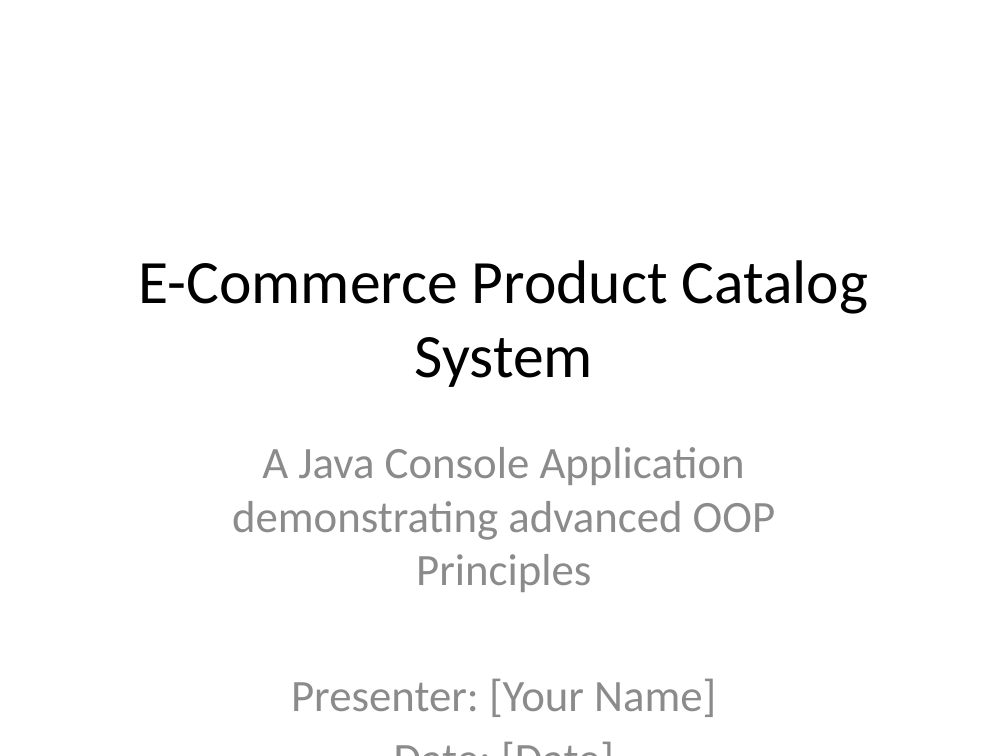
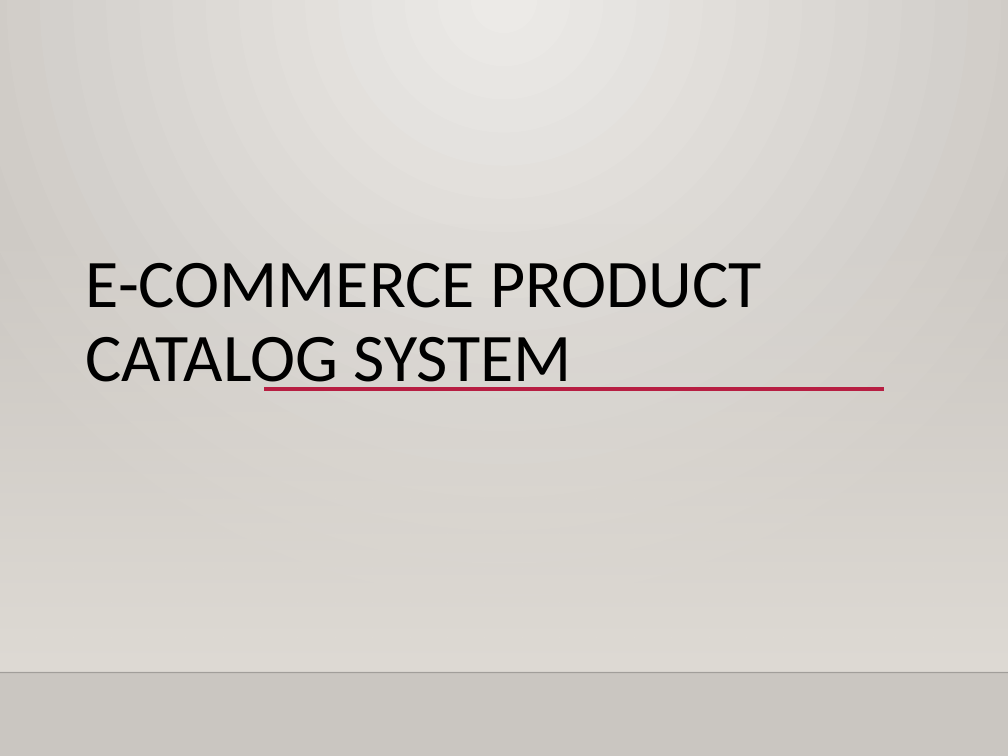
Before and after one commit to revanthkumarreddy-35/E-commerce-Product-Catalog-Hierarchy, a slide deck: slide 1 of Ecommerce_Presentation.pptx. Drawn at 1008x756 pixels with LibreOffice and Linux fonts; fonts in the diff are those of the drawing; background and template pictures are left out. Boxes give left, top, right and bottom in pixels: in the first picture for what was removed or moved away, otherwise in the second. Text is boxed around its words. In the diff, an @@ line names an element or a change of style, - is before the commit and + after.

```diff
--- a/Ecommerce_Presentation.pptx
+++ b/Ecommerce_Presentation.pptx
@@ background #FFFFFF to gradient #ECEAE7 to #CAC7C1 @@
@@ rectangle added at <box>0,222,1008,671</box>, fill gradient #DFDBD5 @@
@@ title "E-COMMERCE PRODUCT CATALOG SYSTEM" at <box>86,263,762,391</box>: vertical alignment middle to bottom @@
@@ title at <box>86,263,762,391</box>: text changed; size 44 to 48.6 pt @@
-E-Commerce Product Catalog System
+E-COMMERCE PRODUCT CATALOG SYSTEM
@@ line added from (264, 389) to (884, 389), #B71E42 2.5 pt @@
@@ subtitle removed at <box>232,447,775,717</box> @@
-A Java Console Application demonstrating advanced OOP Principles
-Presenter: [Your Name]
-Date: [Date]
@@ line added from (0, 672) to (1008, 672), #000001 1 pt @@
```
Also in this commit, not shown: 7 other slides changed, 2 other files.
